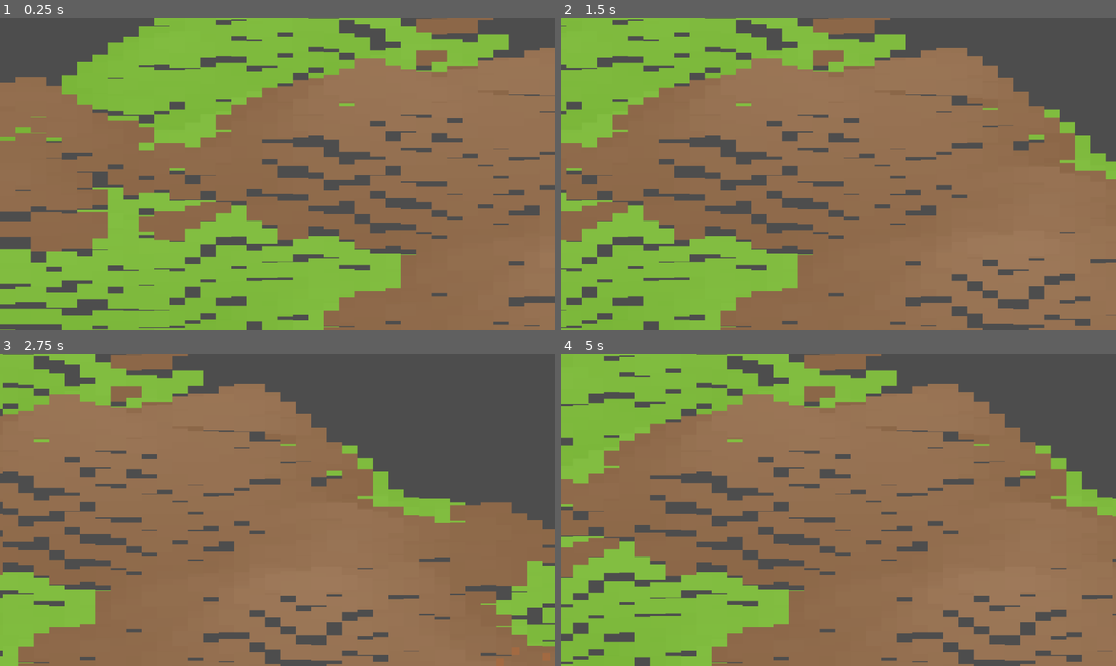
Above: before the commit, frames 1-4 (two rows, left to right).
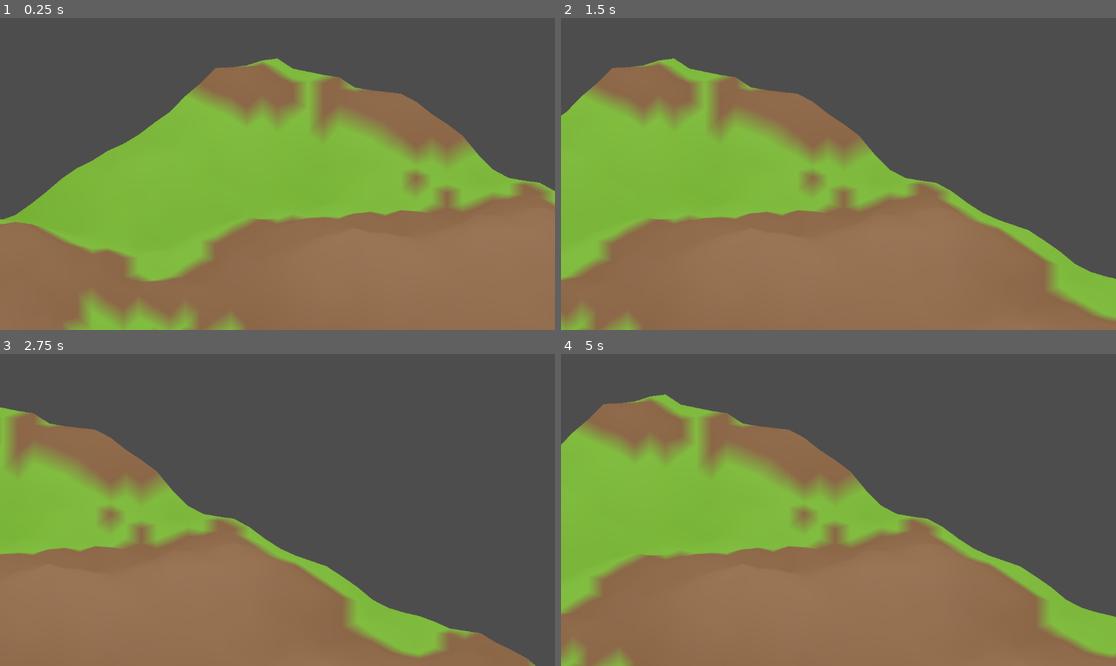
Above: after the commit, the same moments.

Repository: sha5b/Godot-ECS-Starter
Game: Godot game, scene res://Main.tscn
Same seed, same stepped clock (60 frames per second), same inputs: the game is played once before the commit and once after it.
Inputs (mouse positions are in pixels of both pictures, inside the frame that each line leads up to):
- Up to frame 1 (0.25 s): no input
- Up to frame 2 (1.5 s): tap Enter at 0.5 s; move the mouse to (960, 158) at 0.52 s; hold Right (ui_right) 0.53-1.25 s; click (960, 158) at 0.67 s; drag from (727, 189) to (810, 236) at 1.27 s
- Up to frame 3 (2.75 s): move the mouse to (333, 441) at 2.02 s; hold Right (ui_right) from 2.03 s (still down)
- Up to frame 4 (5 s): release Right (ui_right) at 2.75 s; drag from (810, 572) to (672, 463) at 2.77 s; move the mouse to (1005, 556) at 3.52 s; hold Left (ui_left) 3.53-4.25 s; drag from (672, 463) to (755, 432) at 4.27 s

The runs differ from the first frame. In frame 1, 69% of the frame differs, in the area x 0-100%, y 0-100%; in frame 2, 64%; in frame 3, 54%; in frame 4, 63%.

Commit message:
Changed to3d Mesh

Diff:
--- a/terrain/TerrainManager.tscn
+++ b/terrain/TerrainManager.tscn
@@ -1,10 +1,12 @@
-[gd_scene load_steps=3 format=3 uid="uid://d7k1l2m3n4o5p"] ; Unique UID for this scene
+[gd_scene load_steps=3 format=3 uid="uid://d7k1l2m3n4o5p"]
 
 [ext_resource type="Script" path="res://terrain/TerrainManager.gd" id="1_terrainscript"]
-[ext_resource type="Script" path="res://terrain/TerrainRenderer.gd" id="2_rendererscript"] ; Added renderer script resource
+[ext_resource type="Script" path="res://terrain/TerrainRenderer.gd" id="2_rendererscript"]
 
 [node name="TerrainManager" type="Node"]
 script = ExtResource("1_terrainscript")
 
 [node name="TerrainRenderer" type="Node2D" parent="."]
 script = ExtResource("2_rendererscript")
+
+[node name="TerrainMeshInstance" type="MeshInstance2D" parent="TerrainRenderer"]
--- a/terrain/TerrainRenderer.gd
+++ b/terrain/TerrainRenderer.gd
@@ -1,23 +1,27 @@
 extends Node2D
 class_name TerrainRenderer
 
-# Handles the visual representation of the terrain for a fixed world size.
+# Handles the visual representation of the terrain for a fixed world size using a generated mesh.
 
 # --- Configuration ---
 @export var tile_size: Vector2 = Vector2(64, 32) # Isometric tile dimensions
-@export var height_vertical_scale: float = 32.0 # Increased: How much height affects vertical position
-@export var water_color: Color = Color("4a90e2") # Blue for water
-@export var grass_color: Color = Color("7ed321") # Green for grass
-@export var dirt_color: Color = Color("8b572a") # Brown for dirt
-@export var rock_color: Color = Color("9b9b9b") # Grey for rock
-@export var height_color_factor: float = 1.8 # Increased: How much height brightens/darkens color (0=none)
+@export var height_vertical_scale: float = 16.0 # How much height affects vertical position
+# Biome Colors
+@export_group("Biome Colors")
+@export var water_color: Color = Color("4a90e2")
+@export var grass_color: Color = Color("7ed321")
+@export var dirt_color: Color = Color("8b572a")
+@export var rock_color: Color = Color("9b9b9b")
+@export var void_color: Color = Color.BLACK # Color for edges or undefined areas
+# Shading
+@export_group("Shading")
+@export var shade_intensity: float = 0.3 # How much to darken/lighten at extremes (0-1)
 
 # --- References ---
 @onready var terrain_manager: TerrainManager = get_parent()
+@onready var mesh_instance: MeshInstance2D = $TerrainMeshInstance
 
 # --- State ---
-# We don't need drawn_regions anymore. We might need a way to reference tiles/objects if they need updates.
-var tile_nodes: Dictionary = {} # Maps Vector2i map_coord to the tile Node2D
 var object_nodes: Array = [] # Stores references to spawned object nodes
 
 # --- Public API ---
@@ -25,63 +29,120 @@
 	if not terrain_manager:
 		printerr("TerrainManager not found in draw_world!")
 		return
-
-	print("Drawing entire world...")
+	if not mesh_instance:
+		printerr("TerrainMeshInstance node not found!")
+		return
+
+	print("Generating and drawing terrain mesh...")
 	clear_world() # Clear previous visuals first
 
-	# Draw Terrain Tiles
+	# --- Mesh Generation ---
+	var st = SurfaceTool.new()
+	st.begin(Mesh.PRIMITIVE_TRIANGLES)
+
+	# Cache vertex data to avoid redundant calculations and ensure shared vertices
+	var vertex_cache: Dictionary = {} # map_coord -> {"position": Vector3, "color": Color}
+
+	# Iterate through grid points (vertices), not tiles
+	for y in range(terrain_manager.world_size.y + 1):
+		for x in range(terrain_manager.world_size.x + 1):
+			var map_coord = Vector2i(x, y)
+			vertex_cache[map_coord] = _get_vertex_data(map_coord)
+
+	# Iterate through tiles to create quads (two triangles)
 	for y in range(terrain_manager.world_size.y):
 		for x in range(terrain_manager.world_size.x):
-			var map_coord = Vector2i(x, y)
-			var tile_data = terrain_manager.get_tile_data_at_map_coord(map_coord)
-			if tile_data.biome == "void": continue # Skip void tiles
-
-			var height = tile_data.height
-			var biome = tile_data.biome
-
-			# Create a simple ColorRect as a placeholder tile
-			var tile_node = ColorRect.new()
-			tile_node.size = tile_size
-
-			# Calculate base isometric position
-			var iso_pos = map_to_iso(Vector2(map_coord.x, map_coord.y))
-
-			# Adjust vertical position based on height
-			iso_pos.y -= height * height_vertical_scale
-
-			tile_node.position = iso_pos
-
-			# Determine color based on biome and height
-			var base_biome_color: Color
-			match biome:
-				"water": base_biome_color = water_color
-				"grass": base_biome_color = grass_color
-				"dirt": base_biome_color = dirt_color
-				"rock": base_biome_color = rock_color
-				_: base_biome_color = Color.MAGENTA # Error color
-
-			# Adjust color based on height using lerp for better gradient control
-			var height_normalized = clamp(height / terrain_manager.height_multiplier, 0.0, 1.0) # Ensure 0-1 range
-			var shade_intensity = 0.3 # How much to darken/lighten at extremes (adjust as needed)
-			var dark_shade = base_biome_color.darkened(shade_intensity)
-			var light_shade = base_biome_color.lightened(shade_intensity)
-			# Lerp between dark (at height 0) and light (at height 1)
-			tile_node.color = dark_shade.lerp(light_shade, height_normalized)
-
-
-			# Adjust Z-index for isometric sorting
-			tile_node.z_index = map_coord.x + map_coord.y # Standard isometric z-index
-
-			# Set a unique name for potential updates later
-			tile_node.name = "tile_%d_%d" % [map_coord.x, map_coord.y]
-
-			add_child(tile_node)
-			tile_nodes[map_coord] = tile_node # Store reference
-
-	# Draw Objects
+			# Define the 4 corners of the current tile quad
+			var top_left_coord = Vector2i(x, y)
+			var top_right_coord = Vector2i(x + 1, y)
+			var bottom_left_coord = Vector2i(x, y + 1)
+			var bottom_right_coord = Vector2i(x + 1, y + 1)
+
+			# Get cached vertex data
+			var v_tl = vertex_cache[top_left_coord]
+			var v_tr = vertex_cache[top_right_coord]
+			var v_bl = vertex_cache[bottom_left_coord]
+			var v_br = vertex_cache[bottom_right_coord]
+
+			# Add vertices for the two triangles forming the quad
+			# Triangle 1: Top-Left -> Bottom-Left -> Bottom-Right
+			st.set_color(v_tl.color)
+			st.set_uv(Vector2(0, 0)) # Basic UV, can be refined
+			st.add_vertex(v_tl.position)
+
+			st.set_color(v_bl.color)
+			st.set_uv(Vector2(0, 1))
+			st.add_vertex(v_bl.position)
+
+			st.set_color(v_br.color)
+			st.set_uv(Vector2(1, 1))
+			st.add_vertex(v_br.position)
+
+			# Triangle 2: Top-Left -> Bottom-Right -> Top-Right
+			st.set_color(v_tl.color)
+			st.set_uv(Vector2(0, 0))
+			st.add_vertex(v_tl.position)
+
+			st.set_color(v_br.color)
+			st.set_uv(Vector2(1, 1))
+			st.add_vertex(v_br.position)
+
+			st.set_color(v_tr.color)
+			st.set_uv(Vector2(1, 0))
+			st.add_vertex(v_tr.position)
+
+	# Generate normals for potential lighting later (optional but good practice)
+	st.generate_normals()
+
+	# Commit the surface to an ArrayMesh
+	var array_mesh = st.commit()
+
+	# Assign the mesh to the MeshInstance2D
+	mesh_instance.mesh = array_mesh
+	# Ensure mesh is visible (it might be off-screen initially depending on origin)
+	# mesh_instance.position = Vector2.ZERO # Adjust if needed
+
+	# --- Draw Objects ---
+	# Objects are drawn separately as nodes on top of the mesh
 	draw_objects()
 
-	print("World drawing complete.")
+	print("Terrain mesh generation complete.")
+
+
+func _get_vertex_data(map_coord: Vector2i) -> Dictionary:
+	"""Calculates the 3D position and color for a vertex at a given map coordinate."""
+	# Clamp coordinates to stay within world bounds for height/biome lookup
+	var clamped_coord = Vector2i(
+		clamp(map_coord.x, 0, terrain_manager.world_size.x - 1),
+		clamp(map_coord.y, 0, terrain_manager.world_size.y - 1)
+	)
+	var tile_data = terrain_manager.get_tile_data_at_map_coord(clamped_coord)
+	var height = tile_data.height
+	var biome = tile_data.biome
+
+	# Calculate 2D isometric position first
+	var iso_pos = map_to_iso(Vector2(map_coord.x, map_coord.y))
+
+	# Create 3D position (using Y for height, Z can be 0 or iso Y for depth)
+	# We simulate 3D in 2D space: iso_pos.x is screen X, iso_pos.y is screen Y base,
+	# height affects screen Y.
+	var vertex_pos = Vector3(iso_pos.x, iso_pos.y - height * height_vertical_scale, 0)
+
+	# Determine vertex color based on biome and height
+	var base_biome_color: Color
+	match biome:
+		"water": base_biome_color = water_color
+		"grass": base_biome_color = grass_color
+		"dirt": base_biome_color = dirt_color
+		"rock": base_biome_color = rock_color
+		_: base_biome_color = void_color # Use void color for out-of-bounds or errors
+
+	var height_normalized = clamp(height / terrain_manager.height_multiplier, 0.0, 1.0) if terrain_manager.height_multiplier != 0 else 0
+	var dark_shade = base_biome_color.darkened(shade_intensity)
+	var light_shade = base_biome_color.lightened(shade_intensity)
+	var vertex_color = dark_shade.lerp(light_shade, height_normalized)
+
+	return {"position": vertex_pos, "color": vertex_color}
 
 
 func draw_objects() -> void:
@@ -102,11 +163,12 @@
 		var obj_type = obj_data.type
 
 		# Get terrain height at object location for correct placement
-		var tile_data = terrain_manager.get_tile_data_at_map_coord(map_coord)
+		# Use the vertex calculation logic to get the precise height at the object's base tile center
+		# (Average height of the 4 corners, or just use the top-left corner's height for simplicity)
+		var tile_data = terrain_manager.get_tile_data_at_map_coord(map_coord) # Center of tile approx
 		var height = tile_data.height
 
 		# Create placeholder objects based on type
-		# Later, replace ColorRect.new() with scene instantiation (e.g., load("res://objects/tree.tscn").instantiate())
 		var obj_node = ColorRect.new() # Base node type
 		var obj_size = Vector2(tile_size.x * 0.3, tile_size.x * 0.3) # Default size
 		var obj_color = Color.MAGENTA # Default error color
@@ -114,49 +176,46 @@
 		match obj_type:
 			"tree_grass":
 				obj_color = Color.DARK_GREEN.lightened(0.1)
-				obj_size = Vector2(tile_size.x * 0.4, tile_size.x * 0.4) # Slightly larger
+				obj_size = Vector2(tile_size.x * 0.4, tile_size.x * 0.4)
 			"bush_dirt":
 				obj_color = Color.SADDLE_BROWN.lightened(0.2)
 				obj_size = Vector2(tile_size.x * 0.25, tile_size.x * 0.25)
 			"pebble_dirt":
 				obj_color = Color.DARK_GRAY.lightened(0.3)
-				obj_size = Vector2(tile_size.x * 0.15, tile_size.x * 0.15) # Smaller
+				obj_size = Vector2(tile_size.x * 0.15, tile_size.x * 0.15)
 			"boulder_rock":
 				obj_color = Color.DIM_GRAY
-				obj_size = Vector2(tile_size.x * 0.5, tile_size.x * 0.5) # Larger
+				obj_size = Vector2(tile_size.x * 0.5, tile_size.x * 0.5)
 			_:
 				printerr("Unknown object type in renderer: ", obj_type)
-				# Keep default magenta color and size
 
 		obj_node.size = obj_size
 		obj_node.color = obj_color
 		obj_node.pivot_offset = obj_node.size / 2 # Center pivot
 
-		# Calculate isometric position, similar to tile, but potentially offset
-		var iso_pos = map_to_iso(Vector2(map_coord.x, map_coord.y))
+		# Calculate isometric position for the object's base
+		# Place it visually centered on the tile
+		var iso_pos = map_to_iso(Vector2(map_coord.x + 0.5, map_coord.y + 0.5)) # Center of tile
 		iso_pos.y -= height * height_vertical_scale # Place on top of terrain height
-		# Add slight offset so it's visually centered *on* the tile visually
-		iso_pos.y -= tile_size.y * 0.25 # Adjust vertical offset as needed
+		# Adjust pivot offset based on object size if needed, or adjust position slightly
+		# iso_pos.y -= obj_size.y / 2 # Example adjustment if pivot is bottom
 
 		obj_node.position = iso_pos
 
-		# Z-index: Should be slightly higher than the tile it's on, or based on map coords + offset
-		obj_node.z_index = map_coord.x + map_coord.y + 1 # Ensure it's drawn above the base tile
-
-		obj_node.name = "obj_%s_%d_%d" % [obj_type, map_coord.x, map_coord.y]
-
+		# Z-index: Use Y-sort or explicit Z based on map coords
+		# For nodes on top of mesh, Y-sort is often easier if enabled on parent
+		obj_node.z_index = map_coord.x + map_coord.y + 1 # Simple Z-index for now
+
+		# Add as child of TerrainRenderer, not MeshInstance
 		add_child(obj_node)
 		object_nodes.append(obj_node)
 
 
 func clear_world() -> void:
 	print("Clearing world visuals...")
-	# Clear tiles
-	for map_coord in tile_nodes:
-		var node = tile_nodes[map_coord]
-		if is_instance_valid(node):
-			node.queue_free()
-	tile_nodes.clear()
+	# Clear the mesh
+	if mesh_instance and is_instance_valid(mesh_instance):
+		mesh_instance.mesh = null # Remove the mesh resource
 	# Clear objects
 	for node in object_nodes:
 		if is_instance_valid(node):
@@ -164,55 +223,7 @@
 	object_nodes.clear()
 
 
-func update_tile(map_coords: Vector2i, tile_data: Dictionary) -> void:
-	"""Finds the specific tile node and updates its appearance."""
-	if not tile_nodes.has(map_coords):
-		printerr("Could not find tile node to update at: ", map_coords)
-		# Maybe redraw world as fallback? Or just log error.
-		return
-
-	var tile_node = tile_nodes[map_coords]
-	if not is_instance_valid(tile_node):
-		printerr("Tile node reference is invalid for update at: ", map_coords)
-		tile_nodes.erase(map_coords) # Clean up invalid reference
-		return
-
-	# Expecting full data like {"height": float, "biome": String}
-	if not tile_data.has("height") or not tile_data.has("biome"):
-		printerr("Missing 'height' or 'biome' in tile_data for update_tile")
-		return
-
-	var new_height = tile_data.height
-	var new_biome = tile_data.biome
-
-	# Recalculate appearance based on new data
-	var iso_pos = map_to_iso(Vector2(map_coords.x, map_coords.y))
-	iso_pos.y -= new_height * height_vertical_scale
-
-	var base_biome_color: Color
-	match new_biome:
-		"water": base_biome_color = water_color
-		"grass": base_biome_color = grass_color
-		"dirt": base_biome_color = dirt_color
-		"rock": base_biome_color = rock_color
-		_: base_biome_color = Color.MAGENTA
-
-	var height_normalized = clamp(new_height / terrain_manager.height_multiplier, 0.0, 1.0) # Ensure 0-1 range
-	var shade_intensity = 0.3 # Must match the value in draw_world
-	var dark_shade = base_biome_color.darkened(shade_intensity)
-	var light_shade = base_biome_color.lightened(shade_intensity)
-	var new_color = dark_shade.lerp(light_shade, height_normalized)
-
-	# Apply updates to the node
-	tile_node.position = iso_pos
-	if tile_node is ColorRect: # Check type before setting color
-		tile_node.color = new_color
-	# Add checks for Sprite2D or other types if used later
-
-	# Z-index likely doesn't need updating unless height drastically changes relative ordering
-	# tile_node.z_index = map_coords.x + map_coords.y
-
-	# print("Updated tile: ", tile_node.name) # Optional log
+# update_tile is removed as we now generate the whole mesh at once.
 
 
 # --- Helper Functions ---
@@ -229,7 +240,6 @@
 	var tile_half_width = tile_size.x / 2.0
 	var tile_half_height = tile_size.y / 2.0
 
-	# Check for division by zero
 	if tile_half_width == 0 or tile_half_height == 0:
 		printerr("Tile size components are zero, cannot convert world_to_map.")
 		return Vector2.ZERO
@@ -237,7 +247,3 @@
 	var map_x = (world_pos.x / tile_half_width + world_pos.y / tile_half_height) / 2.0
 	var map_y = (world_pos.y / tile_half_height - world_pos.x / tile_half_width) / 2.0
 	return Vector2(map_x, map_y)
-
-# iso_to_map is essentially the same as world_to_map in this context
-# func iso_to_map(iso_pos: Vector2) -> Vector2:
-#	 return world_to_map(iso_pos) # Reuse the logic
